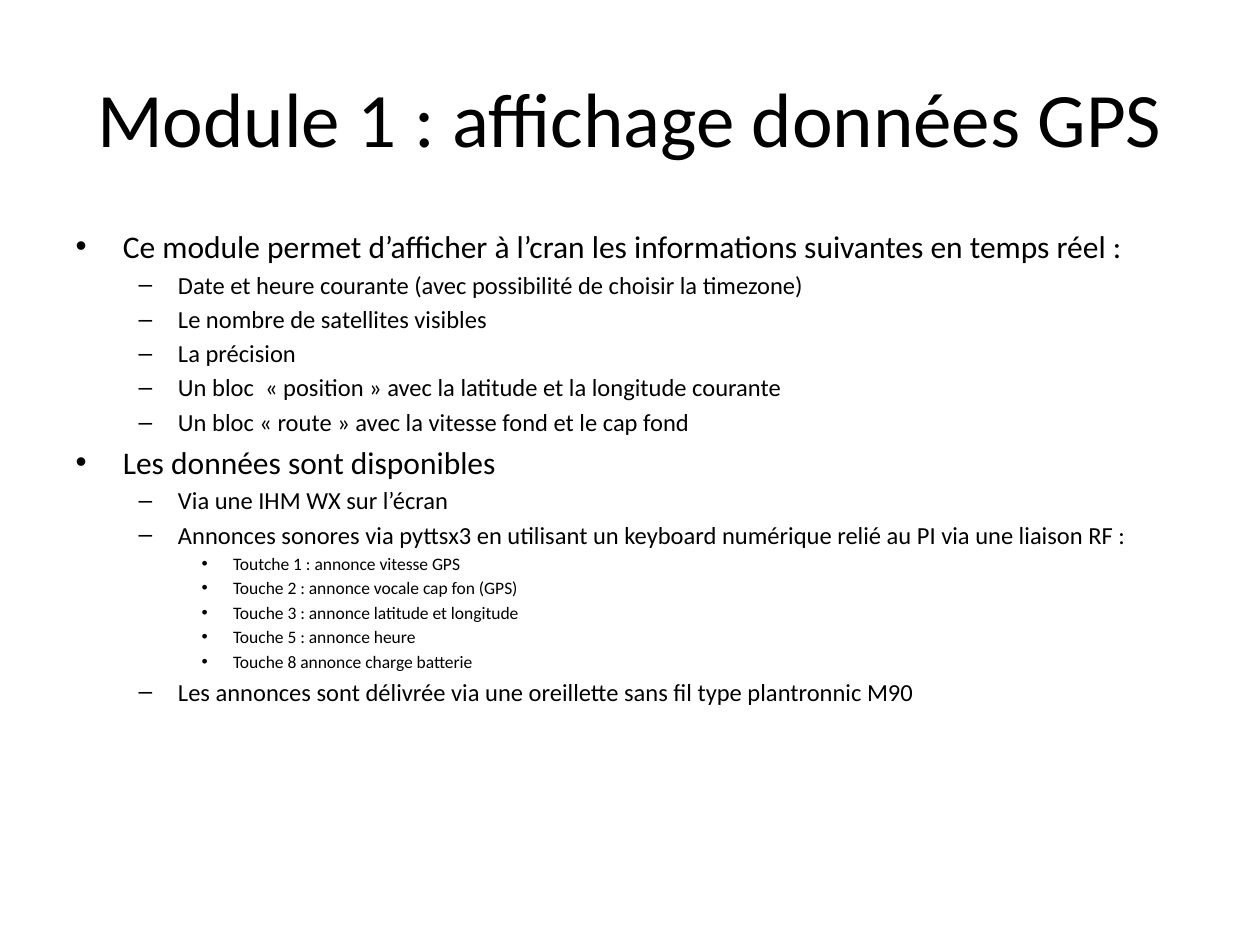
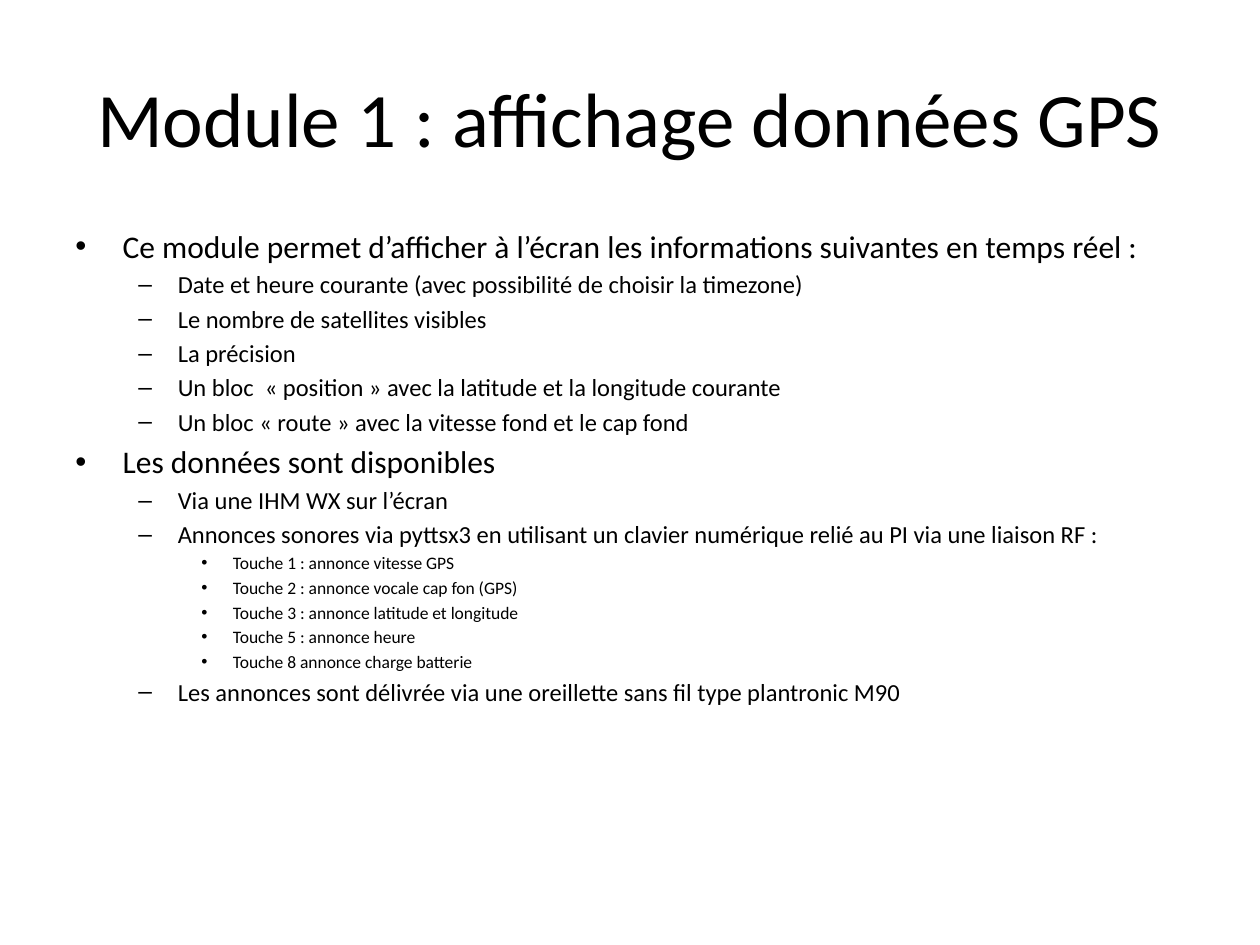
Before and after one commit to ADX-S17/BlindSailor, a slide deck: slide 5 of BlindSailor_Specification.pptx (slide 4 before the commit). Drawn at 1260x945 pixels with LibreOffice and Linux fonts; fonts in the diff are those of the drawing. Boxes give left, top, right and bottom in pixels: in the first picture for what was removed or moved away, otherwise in the second. Text is boxed around its words. In the diff, an @@ line names an element or a change of style, - is before the commit and + after.

```diff
--- a/BlindSailor_Specification.pptx
+++ b/BlindSailor_Specification.pptx
@@ text at (x1=123, y1=236, x2=1121, y2=263): text changed @@
-• Ce module permet d’afficher à l’cran les informations suivantes en temps réel :
+• Ce module permet d’afficher à l’écran les informations suivantes en temps réel :
@@ text at (x1=123, y1=275, x2=803, y2=671): indent changed @@
@@ text at (x1=178, y1=526, x2=1086, y2=569): text changed @@
-  – Annonces sonores via pyttsx3 en utilisant un keyboard numérique relié au PI via une liaison RF :
-    • Toutche 1 : annonce vitesse GPS
+  – Annonces sonores via pyttsx3 en utilisant un clavier numérique relié au PI via une liaison RF :
+    • Touche 1 : annonce vitesse GPS
@@ text at (x1=178, y1=684, x2=900, y2=705): text changed @@
-  – Les annonces sont délivrée via une oreillette sans fil type plantronnic M90
+  – Les annonces sont délivrée via une oreillette sans fil type plantronic M90
```
Also in this commit, not shown: 14 other slides changed, 1 slide added.
